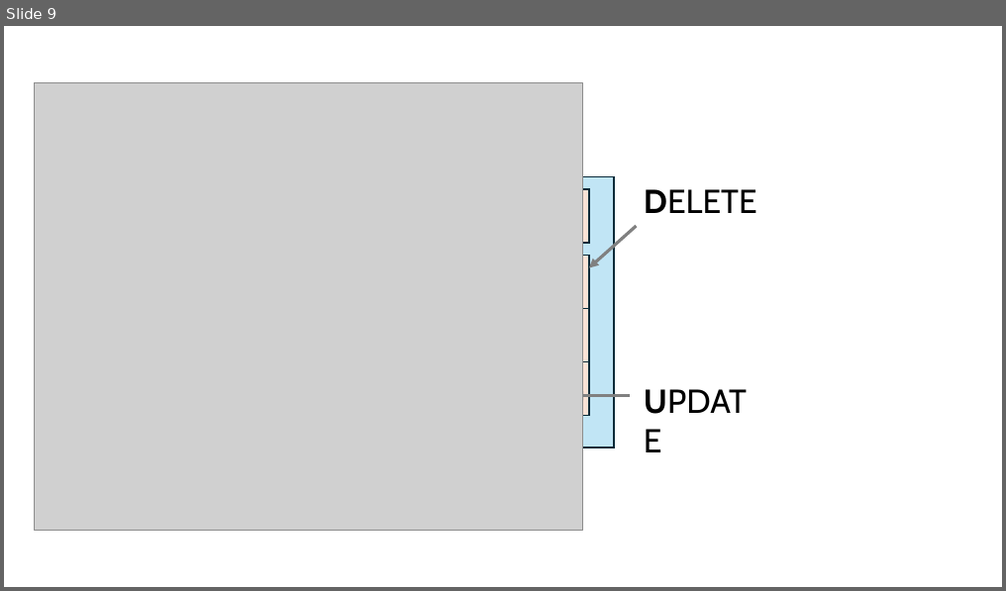
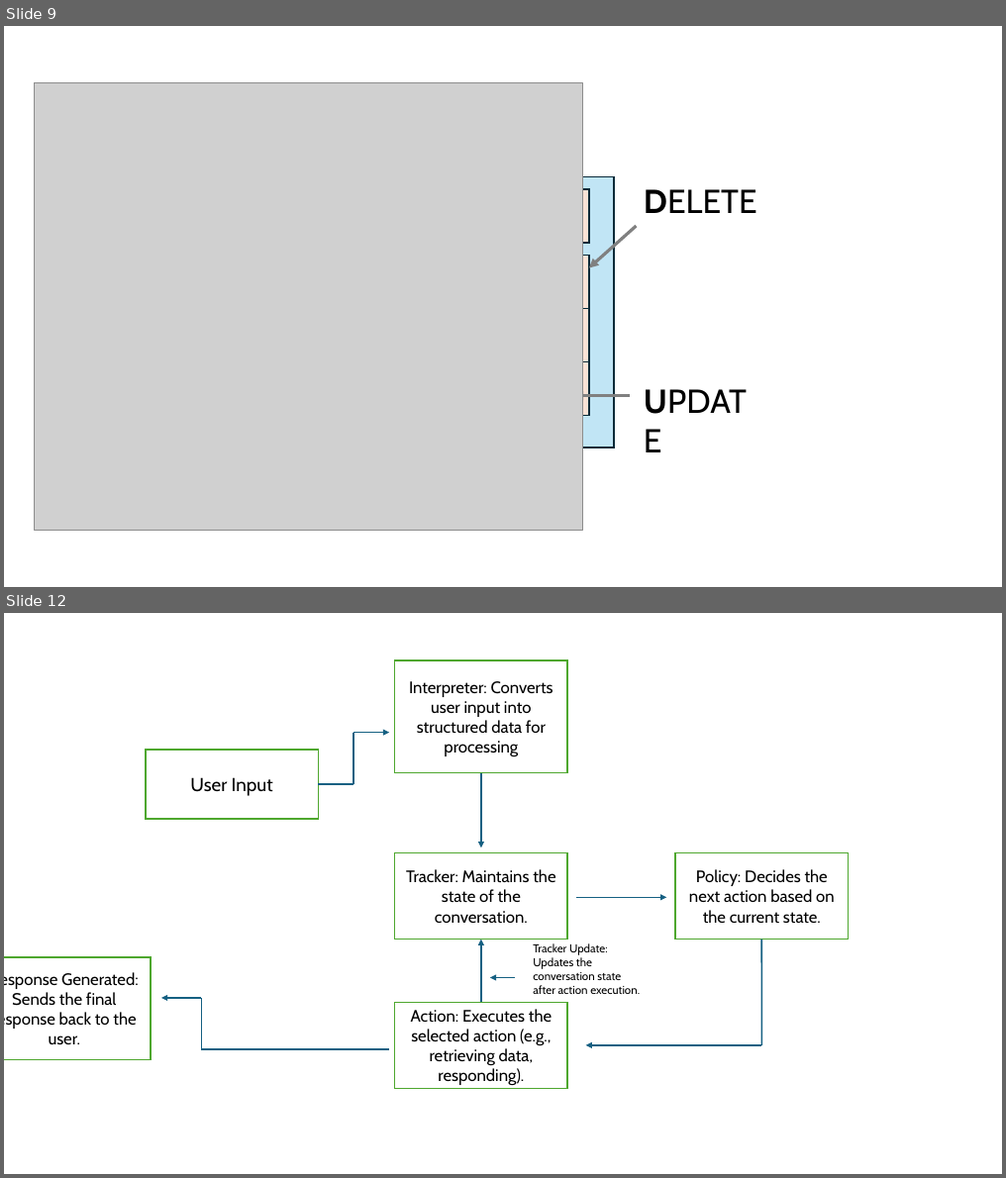
Before and after one commit to stringfestdata/images-for-web-embeds, a slide deck: ppt-staging-for-web-embeds.pptx. Shown one above the other, each under a label of ours: slide 9 before the commit, slides 9 and 12 after it; the slides between them are not shown. The pictures are 1006x591 and 1006x1178 pixels, drawn with LibreOffice and Linux fonts; fonts in the diff are those of the drawing; grey boxes stand for pictures. Boxes give left, top, right and bottom in pixels: in the first picture for what was removed or moved away, otherwise in the second. Text is boxed around its words. In the diff, an @@ line names an element or a change of style, - is before the commit and + after.

```diff
--- a/ppt-staging-for-web-embeds.pptx
+++ b/ppt-staging-for-web-embeds.pptx
@@ slide 12 added at [4,613,1002,1174], background #FFFFFF @@
@@ rectangle added at [395,661,567,772], fill #FFFFFF, outline #4EA72E 1.5 pt, 16 pt, text #000000 @@
+Interpreter: Converts user input into structured data for processing
@@ rectangle added at [146,750,319,819], fill #FFFFFF, outline #4EA72E 1.5 pt, 18 pt, text #000000 @@
+User Input
@@ line added from (353, 784) to (353, 733), #156082 1.5 pt @@
@@ arrow added from (353, 733) to (389, 733), #156082 1.5 pt @@
@@ line added from (353, 784) to (319, 784), #156082 1.5 pt @@
@@ arrow added from (481, 773) to (481, 848), #156082 1.5 pt @@
@@ rectangle added at [395,854,567,940], fill #FFFFFF, outline #4EA72E 1.5 pt, 16 pt, text #000000 @@
+Tracker: Maintains the state of the conversation.
@@ rectangle added at [675,854,848,940], fill #FFFFFF, outline #4EA72E 1.5 pt, 16 pt, text #000000 @@
+Policy: Decides the next action based on the current state.
@@ arrow added from (576, 897) to (666, 897), #156082 1.5 pt @@
@@ rectangle added at [4,959,151,1059], fill #FFFFFF, outline #4EA72E 1.5 pt, 16 pt, text #000000 @@
+Response Generated: Sends the final response back to the user.
@@ arrow added from (481, 1002) to (481, 940), #156082 1.5 pt @@
@@ text added at [533,944,640,994], 11 pt, text #000000 @@
+Tracker Update: Updates the conversation state after action execution.
@@ line added from (761, 1046) to (761, 940), #156082 1.5 pt @@
@@ arrow added from (202, 998) to (161, 998), #156082 1.5 pt @@
@@ line added from (202, 1051) to (202, 998), #156082 1.5 pt @@
@@ arrow added from (515, 978) to (490, 978), #156082 1.5 pt @@
@@ rectangle added at [395,1002,567,1088], fill #FFFFFF, outline #4EA72E 1.5 pt, 16 pt, text #000000 @@
+Action: Executes the selected action (e.g., retrieving data, responding).
@@ line added from (389, 1051) to (201, 1051), #156082 1.5 pt @@
@@ arrow added from (761, 1046) to (586, 1046), #156082 1.5 pt @@
```
Also in this commit, not shown: 6 other slides added.
